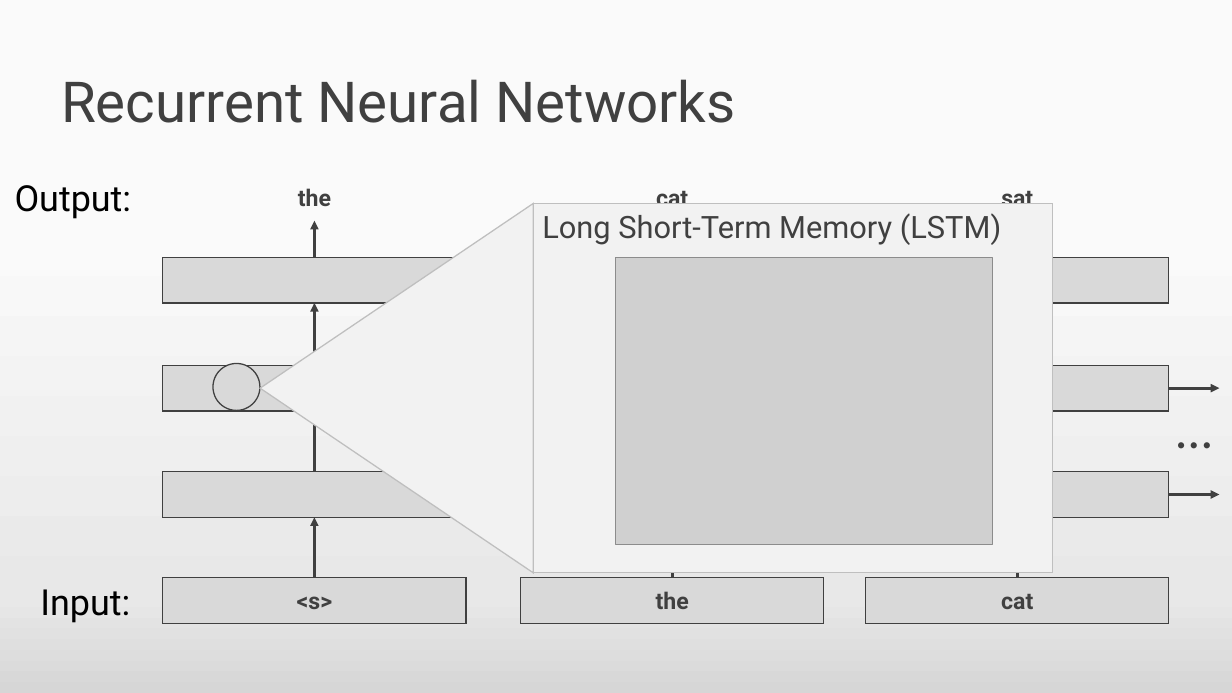
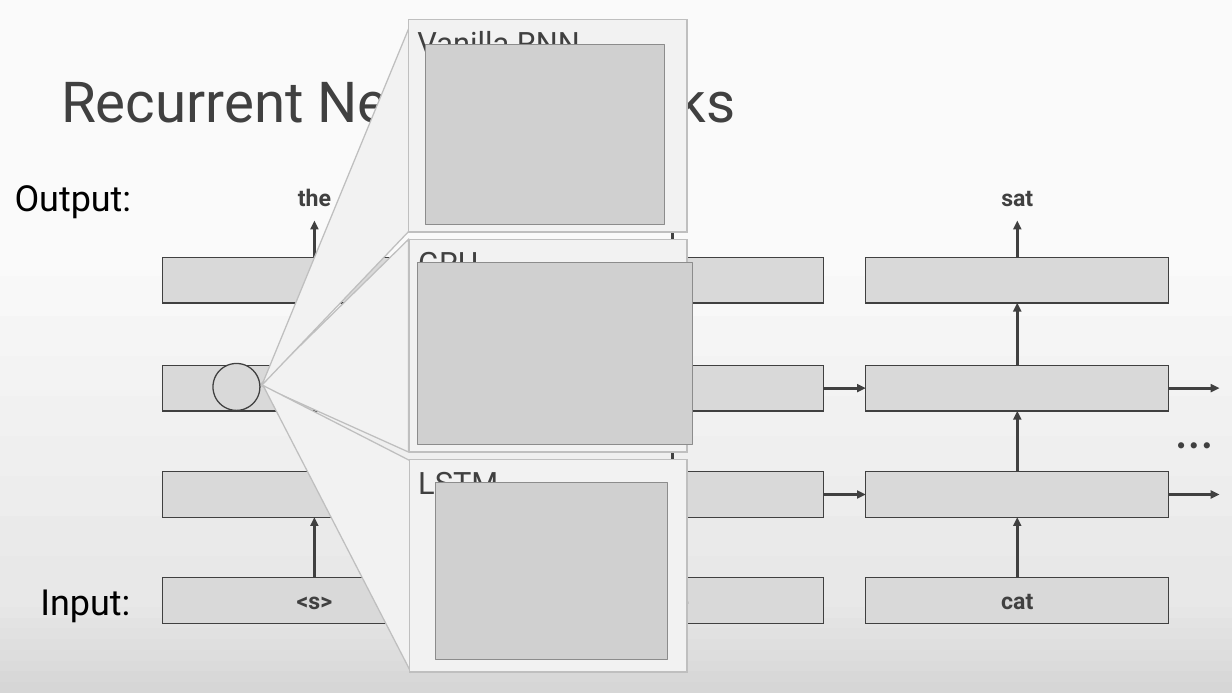
Before and after one commit to DevanKuleindiren/part-ii-dissertation, a slide deck: slide 15 of Progress Presentation/Progress Presentation.pptx (slide 16 before the commit). Drawn at 1232x693 pixels with LibreOffice and Linux fonts; fonts in the diff are those of the drawing; grey boxes stand for pictures. Boxes give left, top, right and bottom in pixels: in the first picture for what was removed or moved away, otherwise in the second. Text is boxed around its words. In the diff, an @@ line names an element or a change of style, - is before the commit and + after.

```diff
--- a/Progress Presentation/Progress Presentation.pptx
+++ b/Progress Presentation/Progress Presentation.pptx
@@ triangle added at (201, 20, 535, 425), fill #F2F2F2, outline #BFBFBF 1 pt @@
@@ rectangle added at (409, 19, 688, 232), fill #F2F2F2, outline #BFBFBF 1 pt, 24 pt, text #404040 @@
+Vanilla RNN
@@ picture added at (426, 44, 665, 225) @@
@@ rectangle removed at (533, 203, 1053, 573) @@
-Long Short-Term Memory (LSTM)
@@ rectangle added at (409, 239, 688, 452), fill #F2F2F2, outline #BFBFBF 1 pt, 24 pt, text #404040 @@
+GRU
@@ arrow added from (672, 257) to (672, 221), #404040 2.25 pt @@
@@ arrow added from (1018, 257) to (1018, 221), #404040 2.25 pt @@
@@ triangle added at (260, 240, 409, 452), fill #F2F2F2, outline #BFBFBF 1 pt @@
@@ picture added at (417, 262, 692, 445) @@
@@ triangle at (194, 315, 551, 672): rotation 270 to 314 degrees @@
@@ arrow added from (1018, 365) to (1018, 303), #404040 2.25 pt @@
@@ arrow removed from (466, 388) to (520, 388) @@
@@ arrow added from (824, 388) to (866, 388), #404040 2.25 pt @@
@@ arrow moved from (672, 578) - (672, 518) to (672, 471) - (672, 411) @@
@@ arrow added from (1018, 471) to (1018, 411), #404040 2.25 pt @@
@@ rectangle added at (409, 459, 688, 672), fill #F2F2F2, outline #BFBFBF 1 pt, 24 pt, text #404040 @@
+LSTM
@@ picture: place and size @@
-picture at (616, 257, 993, 543)
+picture at (435, 482, 667, 659)
@@ arrow removed from (466, 494) to (520, 494) @@
@@ arrow added from (824, 494) to (866, 494), #404040 2.25 pt @@
```
Also in this commit, not shown: 4 other slides changed, 2 slides removed, 1 other file.
